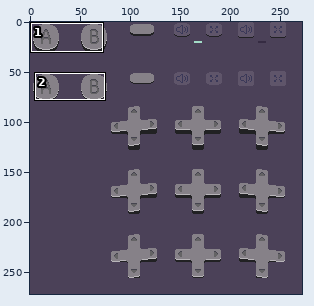
Two states of a pixel-art file, html_templates/gui.aseprite. Above, an overview of the earlier version with the close-up marked.
Close-up. Before the edit:
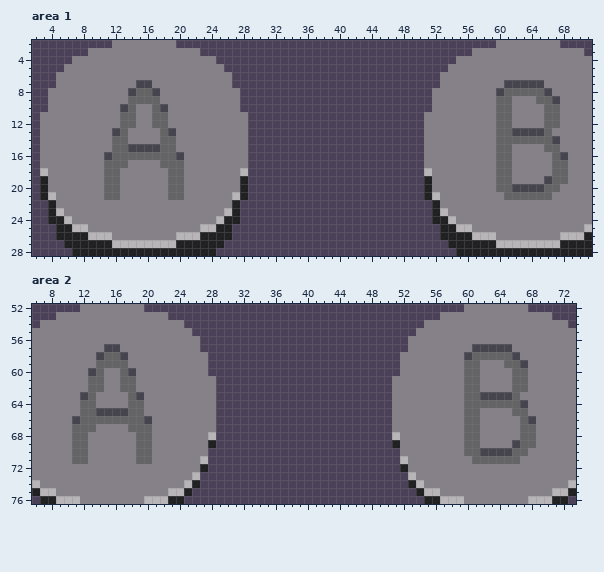
272x272 pixels, 1 frame. Shown: area 1: x 2..71, y 2..28; area 2: x 6..73, y 52..76.
The result:
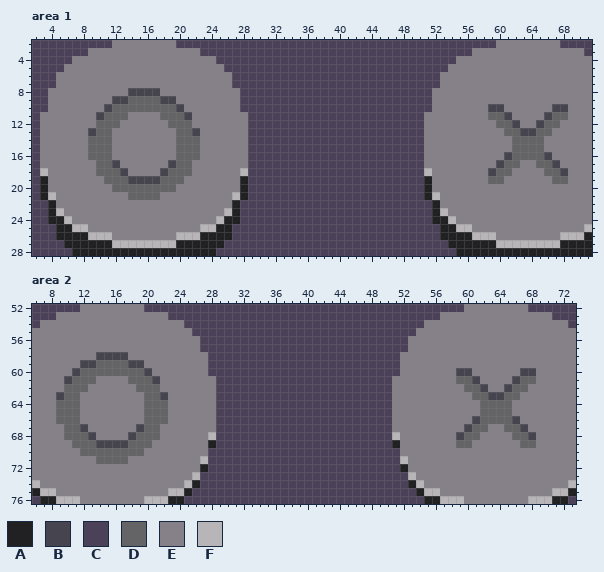
Palette (. is transparent): A #212123  B #45444f  C #4b4158  D #646365  E #868188  F #b8b5b9
The author wrote: update touch GUI to match A/B -> O/X change
Difference:
Changed rows in their new state; - is an unchanged pixel.
Area 1, layer "GUI":
first column x 9:
 7 ------EE--------------------------------------------EEEEE---
 8 ------BB-------------------------------------------EEEEEEE--
 9 ---BB----BB----------------------------------------EE---EEE-
10 --BDD-DD-DDB--------------------------------------BBE----EBB
11 -BDD-E--E-DDB-------------------------------------D-B----B-D
12 -DDDEE--EEDDD----------------------------------------B--B---
13 BDDEE----EEDDB-------------------------------------E-D--D---
14 DDDEE----EEDDD-------------------------------------EE----EE-
15 DDDEEEEEEEEDDD-------------------------------------EEDDDDEE-
16 DDDEEEEEEEEDDD-------------------------------------EBDDDDBEE
17 -D-BE----EB-D--------------------------------------B-D--DDBE
18 -D--B----B--D-------------------------------------B------D-B
19 ----DBBBBD----------------------------------------D-E----E--
20 --E-DDDDDD-E---------------------------------------EEEEEEEE-
21 --EE-DDDD-EE----------------------------------------EEEEEE--
Area 2, layer "GUI":
first column x 9:
57 ------EE--------------------------------------------EEEEE---
58 ------BB-------------------------------------------EEEEEEE--
59 ---BB----BB----------------------------------------EE---EEE-
60 --BDD-DD-DDB--------------------------------------BBE----EBB
61 -BDD-E--E-DDB-------------------------------------D-B----B-D
62 -DDDEE--EEDDD----------------------------------------B--B---
63 BDDEE----EEDDB-------------------------------------E-D--D---
64 DDDEE----EEDDD-------------------------------------EE----EE-
65 DDDEEEEEEEEDDD-------------------------------------EEDDDDEE-
66 DDDEEEEEEEEDDD-------------------------------------EBDDDDBEE
67 -D-BE----EB-D--------------------------------------B-D--DDBE
68 -D--B----B--D-------------------------------------B------D-B
69 ----DBBBBD----------------------------------------D-E----E--
70 --E-DDDDDD-E---------------------------------------EEEEEEEE-
71 --EE-DDDD-EE----------------------------------------EEEEEE--
Pixel boxes of the changes (left, top, right, bottom) in both close-ups:
changed: (88, 80, 200, 200)
changed: (488, 80, 568, 200)
changed: (56, 344, 168, 464)
changed: (456, 344, 536, 464)
